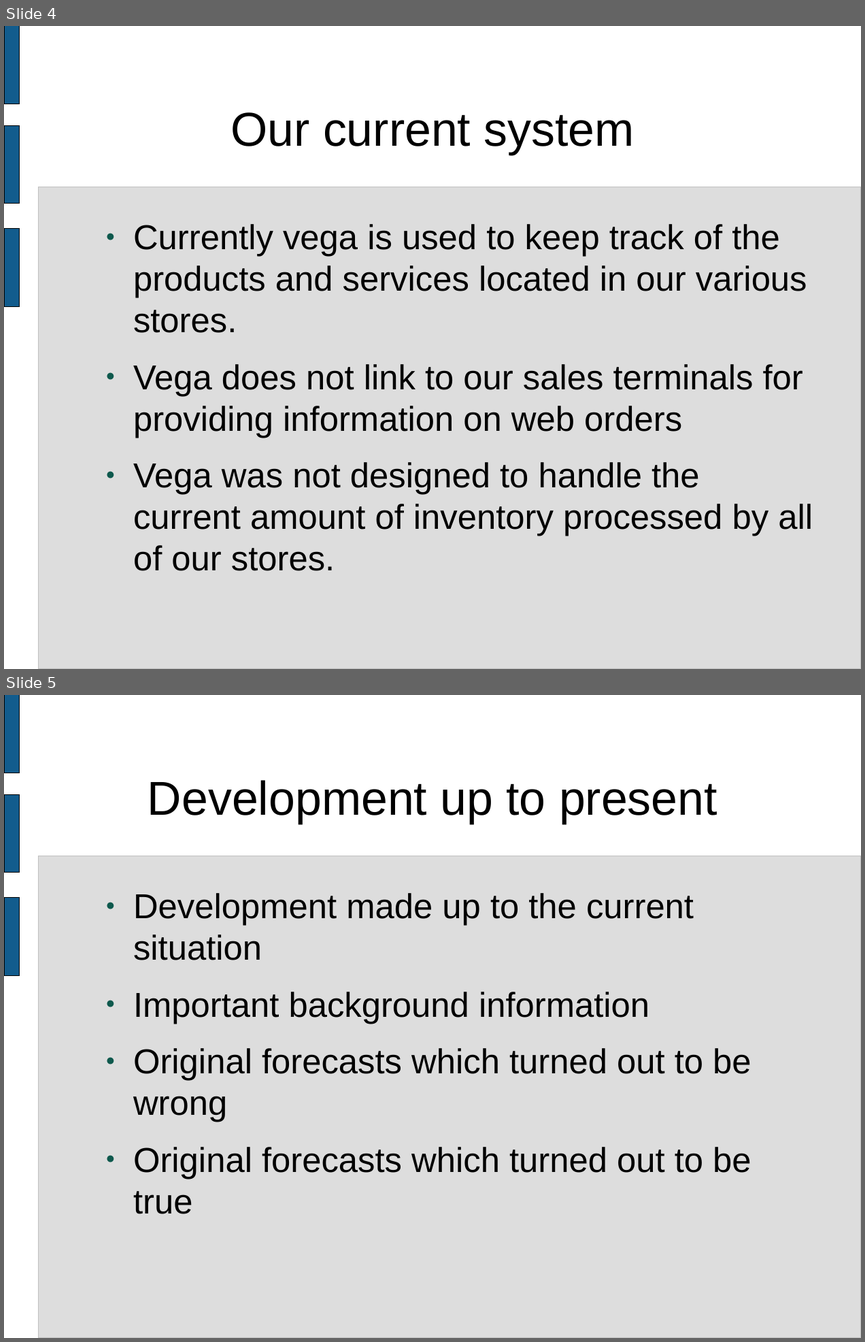
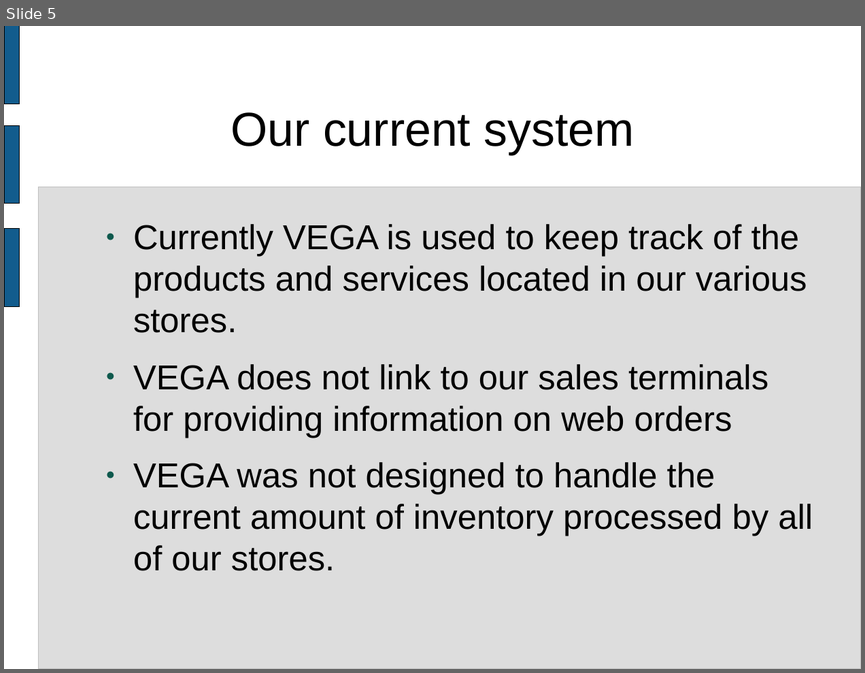
Before and after one commit to wgrand08/tether, a slide deck: trunk/schoolwork/final_presentation.odp. Shown one above the other, each under a label of ours: slides 4 and 5 before the commit, slide 5 after it. The pictures are 865x1342 and 865x673 pixels, drawn with LibreOffice and Linux fonts; fonts in the diff are those of the drawing. Boxes give left, top, right and bottom in pixels: in the first picture for what was removed or moved away, otherwise in the second. Text is boxed around its words. In the diff, an @@ line names an element or a change of style, - is before the commit and + after.

```diff
--- a/trunk/schoolwork/final_presentation.odp
+++ b/trunk/schoolwork/final_presentation.odp
@@ slide 5 removed at <box>4,695,861,1338</box>, background #FFFFFF; not listed: 4 template elements that a slide beside it also shows @@
@@ title removed at <box>147,780,717,824</box> @@
-Development up to present
@@ text removed at <box>133,893,751,1214</box> @@
-● Development made up to the current situation
-● Important background information
-● Original forecasts which turned out to be wrong
-● Original forecasts which turned out to be true
@@ what was slide 4 is now slide 5 @@
@@ slide 5 changed as well @@
@@ text at <box>133,224,813,571</box>: text changed @@
-● Currently vega is used to keep track of the products and services located in our various stores.
-● Vega does not link to our sales terminals for providing information on web orders
-● Vega was not designed to handle the current amount of inventory processed by all of our stores.
+● Currently VEGA is used to keep track of the products and services located in our various stores.
+● VEGA does not link to our sales terminals for providing information on web orders
+● VEGA was not designed to handle the current amount of inventory processed by all of our stores.
```
Also in this commit, not shown: 4 other slides changed, 7 slides added, 1 other slide removed, 1 other file.
